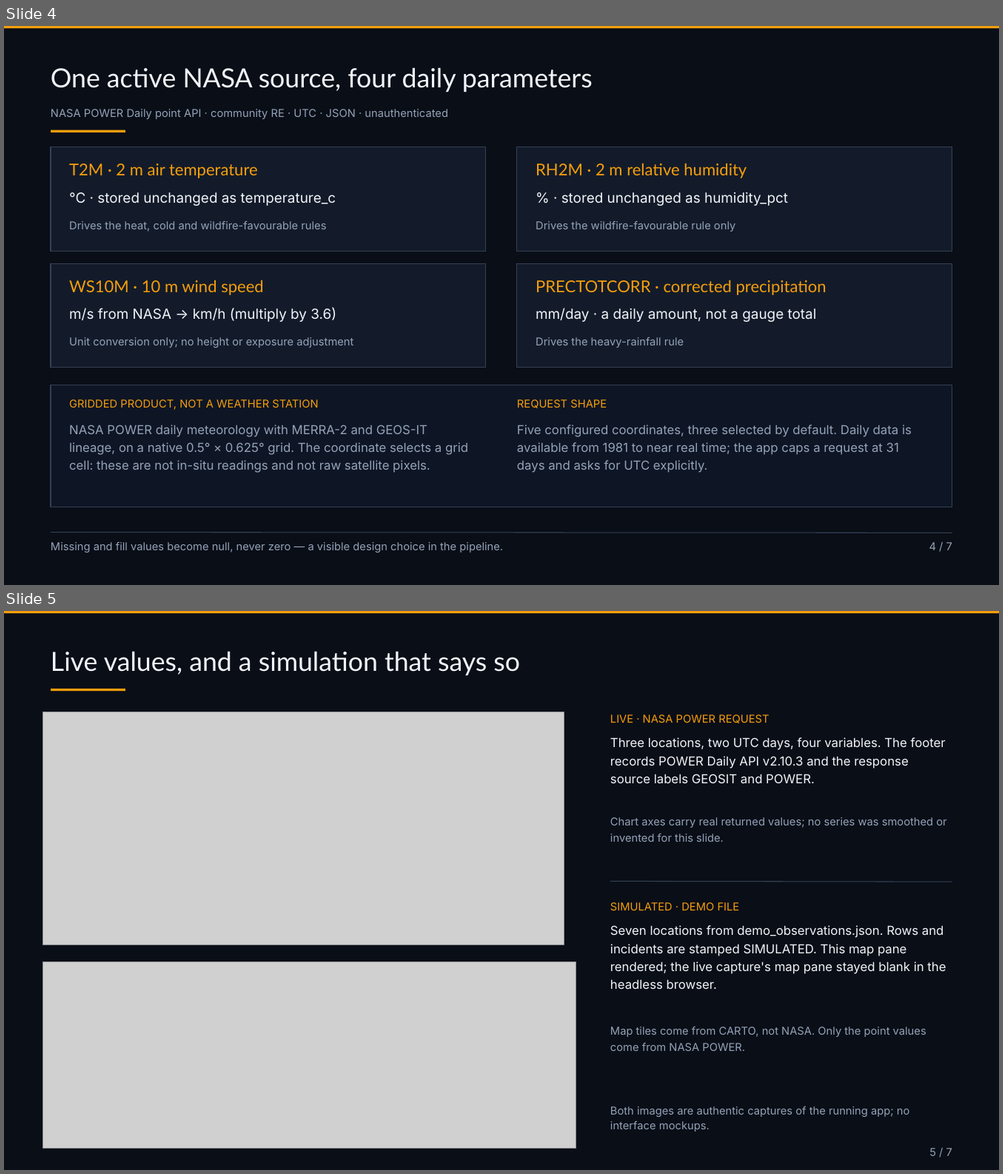
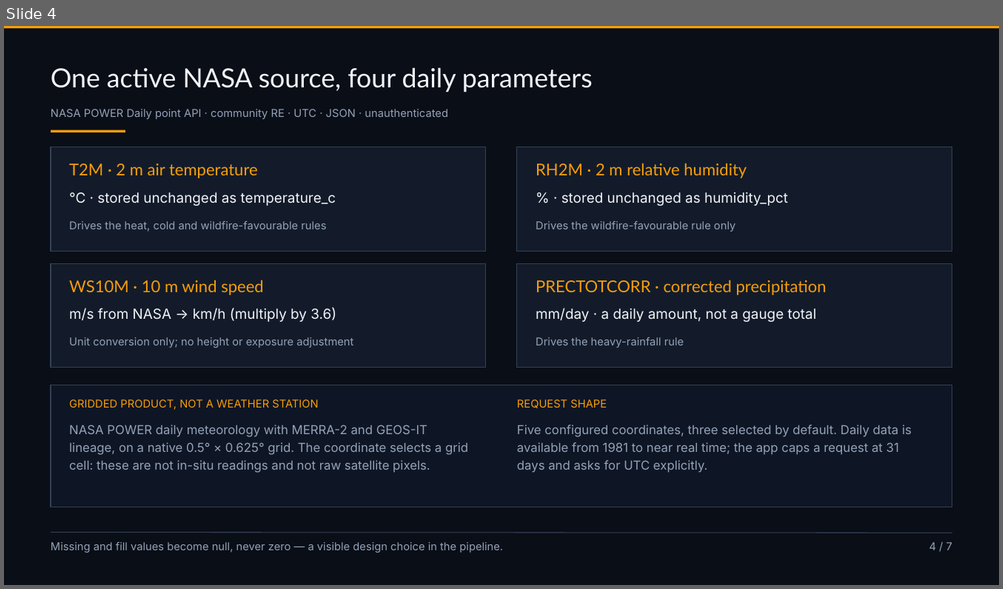
Before and after one commit to aliahmed-star/earthscope, a slide deck: submission_deliverables_2026-11-14/EarthScope_Final_Presentation.pptx. Shown one above the other, each under a label of ours: slides 4 and 5 before the commit, slide 4 after it. The pictures are 1003x1174 and 1003x589 pixels, drawn with LibreOffice and Linux fonts; fonts in the diff are those of the drawing; grey boxes stand for pictures. Boxes give left, top, right and bottom in pixels: in the first picture for what was removed or moved away, otherwise in the second. Text is boxed around its words. In the diff, an @@ line names an element or a change of style, - is before the commit and + after.

Commit message:
Update deliverables, report, presentation and demo video

```diff
--- a/submission_deliverables_2026-11-14/EarthScope_Final_Presentation.pptx
+++ b/submission_deliverables_2026-11-14/EarthScope_Final_Presentation.pptx
@@ slide 5 removed at <box>4,611,999,1170</box>, background #0A0E17 @@
@@ rectangle removed at <box>4,611,999,613</box> @@
@@ text removed at <box>51,651,520,675</box> @@
-Live values, and a simulation that says so
@@ rectangle removed at <box>51,689,125,691</box> @@
@@ picture removed at <box>42,712,563,945</box> @@
@@ text removed at <box>610,715,768,723</box> @@
-LIVE · NASA POWER REQUEST
@@ text removed at <box>610,738,945,784</box> @@
-Three locations, two UTC days, four variables. The footer records POWER Daily API v2.10.3 and the response source labels GEOSIT and POWER.
@@ text removed at <box>610,817,946,842</box> @@
-Chart axes carry real returned values; no series was smoothed or invented for this slide.
@@ line removed from (610, 881) to (952, 882) @@
@@ text removed at <box>610,903,740,911</box> @@
-SIMULATED · DEMO FILE
@@ text removed at <box>610,925,945,990</box> @@
-Seven locations from demo_observations.json. Rows and incidents are stamped SIMULATED. This map pane rendered; the live capture's map pane stayed blank in the headless browser.
@@ picture removed at <box>42,963,576,1148</box> @@
@@ text removed at <box>610,1027,926,1051</box> @@
-Map tiles come from CARTO, not NASA. Only the point values come from NASA POWER.
@@ text removed at <box>610,1107,910,1132</box> @@
-Both images are authentic captures of the running app; no interface mockups.
@@ text removed at <box>929,1148,952,1156</box> @@
-5 / 7
```
Also in this commit, not shown: 5 slides changed, 1 slide added, 31 other files.
